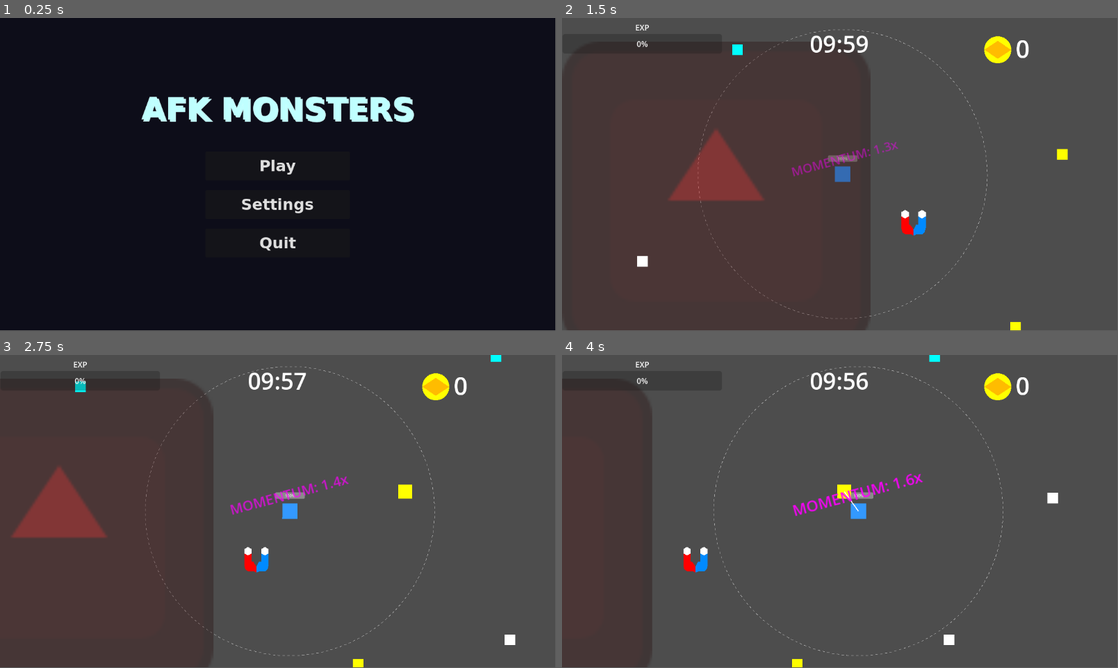
Above: before the commit, frames 1-4 (two rows, left to right).
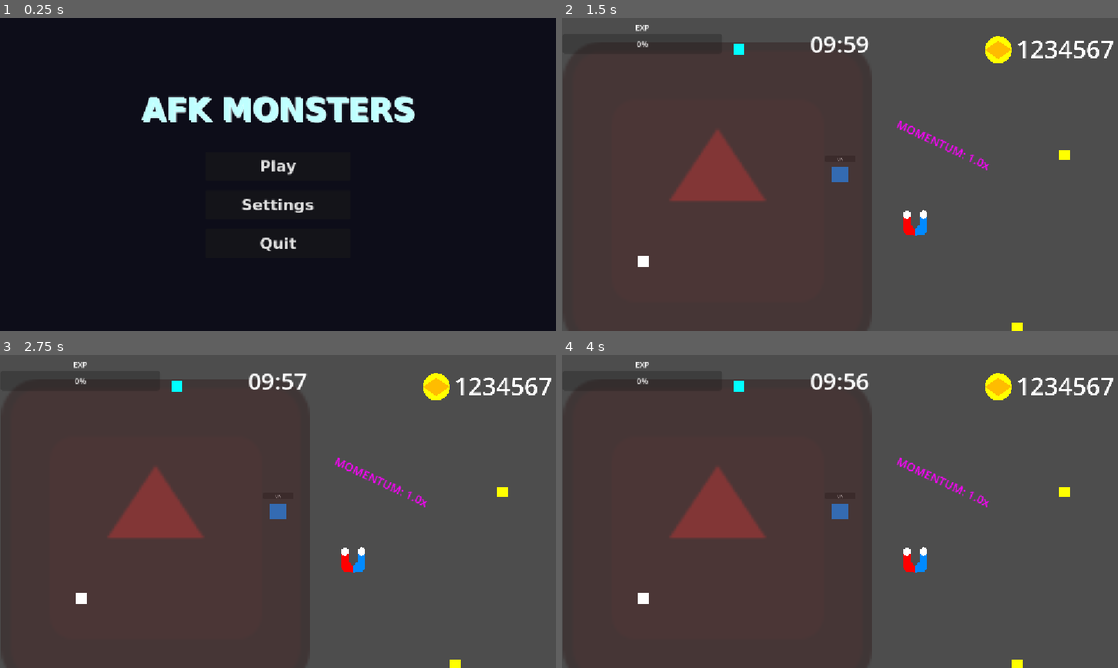
Above: after the commit, the same moments.

Repository: MusTea200/AFKMonsters
Game: Godot game, scene res://MainMenu.tscn
Same seed, same stepped clock (60 frames per second), same inputs: the game is played once before the commit and once after it. The engine's default icon, where the game draws it, is replaced by a stand-in: a white triangle on a blue panel in a dark square.
Inputs (mouse positions are in pixels of both pictures, inside the frame that each line leads up to):
- Up to frame 1 (0.25 s): no input
- Up to frame 2 (1.5 s): click "Play" at 0.5 s; tap Enter (ui_accept) at 1.25 s; move the mouse to (962, 158) at 1.27 s; hold Right (ui_right) from 1.28 s (still down); hold Enter (ui_accept) from 1.28 s (still down); click (962, 158) at 1.42 s
- Up to frame 3 (2.75 s): release Right (ui_right) at 2 s; release Enter (ui_accept) at 2 s; drag from (166, 527) to (322, 558) at 2.02 s
- Up to frame 4 (4 s): move the mouse to (895, 442) at 2.77 s; hold Right (ui_right) 2.78-3.5 s; hold Enter (ui_accept) 2.78-3.5 s; tap E at 2.85 s; click (895, 442) at 2.92 s; drag from (812, 574) to (673, 464) at 3.52 s
In our replay, the window is 799x449 before the commit and 800x450 after it. These sizes can differ from the game's own. Grey fills any space a smaller window leaves; there, only what the larger window draws over its background counts as a difference.

The runs differ from the first frame. In frame 1, 1.1% of the frame differs, in the area x 25-75%, y 24-75%; in frame 2, 1.8%; in frame 3, 7.1%, in the area x 0-100%, y 0-100%; in frame 4, 5.2%.
Error after the commit: Parse Error: Identifier "active_springs" not declared in the current scope. (res://Player.gd:111)

Commit message:
refactor: extract mobile UI from code to a dedicated, physical CanvasLayer node
Co-authored-by: MusTea200 <172600404+MusTea200@users.noreply.github.com>

Diff:
--- a/godot_project/Arena.gd
+++ b/godot_project/Arena.gd
@@ -48,61 +48,28 @@
 			break
 
 
-	# Mobil Kontrolleri Dinamik Olarak Ekle
-	if OS.has_feature("mobile") or Global.current_input_type == Global.InputType.TOUCH:
-		var canvas = get_tree().current_scene.find_child("MobileControls", true, false)
-		if canvas:
-			var viewport_size = get_viewport_rect().size
-
-			# Sol Joystick (Hareket)
-			var left_joy = VirtualJoystick.new()
-			left_joy.name = "LeftJoystick"
-			left_joy.position = Vector2(100, viewport_size.y - 300)
-			canvas.add_child(left_joy)
-			Global.left_joystick = left_joy
-
-			# Sağ Joystick (Nişan/Ateş)
+
+	# Fiziksel Node Referansları
+	var mobile_controls = get_tree().current_scene.find_child("MobileControls", true, false)
+	if mobile_controls:
+		if OS.has_feature("mobile") or Global.current_input_type == Global.InputType.TOUCH:
+			mobile_controls.show()
+			Global.left_joystick = mobile_controls.get_node("LeftJoystick")
 			if Global.use_manual_aim_joystick:
-				var right_joy = VirtualJoystick.new()
-				right_joy.name = "RightJoystick"
-				right_joy.position = Vector2(viewport_size.x - 300, viewport_size.y - 300)
-				canvas.add_child(right_joy)
-				Global.right_joystick = right_joy
-
-
-			# İp Atma Butonu (Grapple)
-			var grapple_btn = load("res://NeonButton.gd").new()
-			grapple_btn.name = "GrappleBtn"
-			grapple_btn.base_color = Color(0.0, 1.0, 1.0, 0.6) # Turkuaz
-			grapple_btn.radius = 70.0
-			grapple_btn.label_text = "HOOK"
-			grapple_btn.position = Vector2(viewport_size.x - 120, viewport_size.y - 450)
-			grapple_btn.action = "ui_accept"
-			canvas.add_child(grapple_btn)
-
-			# İp Koparma Butonu (Release)
-			var release_btn = load("res://NeonButton.gd").new()
-			release_btn.name = "ReleaseBtn"
-			release_btn.base_color = Color(1.0, 0.0, 0.5, 0.6) # Kırmızımsı/Pembe
-			release_btn.radius = 60.0
-			release_btn.label_text = "CUT"
-			release_btn.position = Vector2(viewport_size.x - 260, viewport_size.y - 120)
-
-			# Custom Signal Binding for Cut since we do not have a dedicated action in InputMap
+				Global.right_joystick = mobile_controls.get_node("RightJoystick")
+			else:
+				mobile_controls.get_node("RightJoystick").hide()
+
+			var release_btn = mobile_controls.get_node("ReleaseBtn")
 			release_btn.pressed.connect(func(): if is_instance_valid(player_node): player_node._release_slingshot())
-			canvas.add_child(release_btn)
-
-			# Duraklatma Butonu (Mobil ESC)
-			var pause_btn = TouchScreenButton.new()
+
+			var pause_btn = mobile_controls.get_node("PauseBtn")
 			var p_shape = RectangleShape2D.new()
 			p_shape.size = Vector2(100, 100)
 			pause_btn.shape = p_shape
-			pause_btn.position = Vector2(50, 50)
-			pause_btn.action = "ui_cancel" # ESC muadili
-			canvas.add_child(pause_btn)
-
-			# Modifiye edilmiş Neon Buton Çizimi (CanvasItem _draw override)
-			# (Buton efekti için şimdilik basit bıraktık, TouchScreenButton _draw overridable değil)
+		else:
+			mobile_controls.hide()
+
 	pause_menu = get_tree().current_scene.find_child("PauseMenu", true, false) as Control
 	if pause_menu:
 		pause_menu.hide()
--- a/godot_project/Arena.tscn
+++ b/godot_project/Arena.tscn
@@ -3,6 +3,8 @@
 [ext_resource type="Script" uid="uid://dbwwkhi2388iv" path="res://Arena.gd" id="1_arena"]
 [ext_resource type="PackedScene" uid="uid://cx6g0q6j7l2vj" path="res://Player.tscn" id="2_u45fm"]
 [ext_resource type="Shader" uid="uid://d168ggsij0fgm" path="res://SpeedLines.gdshader" id="3_spdlines"]
+[ext_resource type="Script" path="res://VirtualJoystick.gd" id="res://VirtualJoystick.gd"]
+[ext_resource type="Script" path="res://NeonButton.gd" id="res://NeonButton.gd"]
 
 [sub_resource type="ShaderMaterial" id="ShaderMaterial_spd"]
 shader = ExtResource("3_spdlines")
@@ -30,6 +32,52 @@
 
 [node name="CanvasLayer" type="CanvasLayer" parent="."]
 [node name="MobileControls" type="CanvasLayer" parent="."]
+
+[node name="LeftJoystick" type="Control" parent="MobileControls"]
+layout_mode = 3
+anchors_preset = 2
+anchor_top = 1.0
+anchor_bottom = 1.0
+offset_left = 100.0
+offset_top = -300.0
+offset_right = 340.0
+offset_bottom = -60.0
+grow_vertical = 0
+script = ExtResource("res://VirtualJoystick.gd")
+
+[node name="RightJoystick" type="Control" parent="MobileControls"]
+layout_mode = 3
+anchors_preset = 3
+anchor_left = 1.0
+anchor_top = 1.0
+anchor_right = 1.0
+anchor_bottom = 1.0
+offset_left = -340.0
+offset_top = -300.0
+offset_right = -100.0
+offset_bottom = -60.0
+grow_horizontal = 0
+grow_vertical = 0
+script = ExtResource("res://VirtualJoystick.gd")
+
+[node name="GrappleBtn" type="TouchScreenButton" parent="MobileControls"]
+position = Vector2(800, 350)
+action = "ui_accept"
+script = ExtResource("res://NeonButton.gd")
+base_color = Color(0, 1, 1, 0.6)
+radius = 70.0
+label_text = "HOOK"
+
+[node name="ReleaseBtn" type="TouchScreenButton" parent="MobileControls"]
+position = Vector2(660, 680)
+script = ExtResource("res://NeonButton.gd")
+base_color = Color(1, 0, 0.5, 0.6)
+radius = 60.0
+label_text = "CUT"
+
+[node name="PauseBtn" type="TouchScreenButton" parent="MobileControls"]
+position = Vector2(50, 50)
+action = "ui_cancel"
 
 [node name="SpeedLines" type="ColorRect" parent="CanvasLayer"]
 material = SubResource("ShaderMaterial_spd")
@@ -62,12 +110,13 @@
 anchor_top = 0.5
 anchor_right = 0.5
 anchor_bottom = 0.5
-offset_left = -112.0
-offset_top = -20.0
-offset_right = 112.0
-offset_bottom = 14.0
+offset_left = 120.0
+offset_top = -124.0
+offset_right = 344.0
+offset_bottom = -90.0
 grow_horizontal = 2
 grow_vertical = 2
+rotation = 0.43633232
 theme_override_colors/font_color = Color(1, 0, 1, 1)
 theme_override_font_sizes/font_size = 24
 text = "MOMENTUM: 1.0x"
--- a/godot_project/Bullet.gd
+++ b/godot_project/Bullet.gd
@@ -22,7 +22,7 @@
 
 func _on_area_entered(area: Area2D) -> void:
 	if area is Enemy:
-		area._take_damage(damage, direction)
+		area.take_damage(damage, direction)
 
 		if pierce_count > 0:
 			pierce_count -= 1
--- a/godot_project/Enemy.gd
+++ b/godot_project/Enemy.gd
@@ -134,7 +134,7 @@
 
 		if player_kinetic_energy >= threshold_kinetic_energy:
 			# Fast player = massive damage equivalent to their kinetic energy
-			_take_damage(player_kinetic_energy)
+			take_damage(player_kinetic_energy)
 		else:
 			# Phase Shield check: If player has shield, don't bounce them, let them pass
 			if "shield_charges" in body and body.shield_charges > 0:
@@ -145,12 +145,12 @@
 
 				# Check for Thorns
 				if "dikenli_deri" in body and body.dikenli_deri > 0:
-					_take_damage(body.dikenli_deri)
+					take_damage(body.dikenli_deri)
 
 				var bounce_dir = global_position.direction_to(body.global_position)
 				body.bounce_back(bounce_dir, bounce_force)
 
-func _take_damage(amount: float, knock_dir: Vector2 = Vector2.ZERO) -> void:
+func take_damage(amount: float, knock_dir: Vector2 = Vector2.ZERO) -> void:
 	if type == EnemyType.SQUARE_GHOST and is_ghosting:
 		return # Immune while ghosting
 
--- a/godot_project/NeonButton.gd
+++ b/godot_project/NeonButton.gd
@@ -18,6 +18,7 @@
 	released.connect(_on_released)
 
 func _on_pressed() -> void:
+
 	get_viewport().set_input_as_handled()
 	is_active = true
 	var tween = create_tween()
--- a/godot_project/Player.gd
+++ b/godot_project/Player.gd
@@ -8,7 +8,6 @@
 @export var grapple_radius: float = 600.0
 
 var current_health: float
-var active_springs: Dictionary = {}
 var _is_hook_held: bool = false
 var current_target_node: Node2D = null
 
@@ -93,15 +92,6 @@
 
 func _physics_process(delta: float) -> void:
 	if _is_hook_held:
-		if Global.right_joystick and Global.right_joystick.is_dragging:
-			var aim_dir = Global.right_joystick.get_joystick_vector().normalized()
-			if aim_dir.length() > 0.1:
-				_try_attach_spring_dir(aim_dir)
-		elif Global.left_joystick and Global.left_joystick.is_dragging:
-			var move_dir = Global.left_joystick.get_joystick_vector().normalized()
-			if move_dir.length() > 0.1:
-				_try_attach_spring_dir(move_dir)
-	if is_stunned:
 		linear_velocity = linear_velocity.move_toward(Vector2.ZERO, 50.0 * delta)
 		if stun_icon:
 			stun_icon.rotation += 5.0 * delta
@@ -191,7 +181,6 @@
 			var move_dir = Global.left_joystick.get_joystick_vector().normalized()
 			if move_dir.length() > 0.1:
 				_try_attach_spring_dir(move_dir)
-				return
 		# Fallback to mouse position if UI accept is pressed but no joystick is dragging
 		_try_attach_spring(get_global_mouse_position())
 	elif event.is_action_released("ui_accept"):
@@ -206,7 +195,6 @@
 		elif event.button_index == MOUSE_BUTTON_RIGHT and event.pressed:
 			_release_slingshot()
 		elif event.button_index == MOUSE_BUTTON_WHEEL_UP and event.pressed:
-			if is_instance_valid(camera):
 				var new_zoom = clamp(camera.zoom.x + zoom_speed, min_zoom, max_zoom)
 				camera.zoom = Vector2(new_zoom, new_zoom)
 		elif event.button_index == MOUSE_BUTTON_WHEEL_DOWN and event.pressed:
--- a/godot_project/project.godot
+++ b/godot_project/project.godot
@@ -21,6 +21,11 @@
 HitstopManager="*res://HitstopManager.gd"
 NetworkManager="*res://NetworkManager.gd"
 CameraShake="*res://CameraShake.gd"
+
+[display]
+
+window/stretch/mode="canvas_items"
+window/stretch/aspect="expand"
 
 [input]
 
Not shown, changed: MEMORY.md
